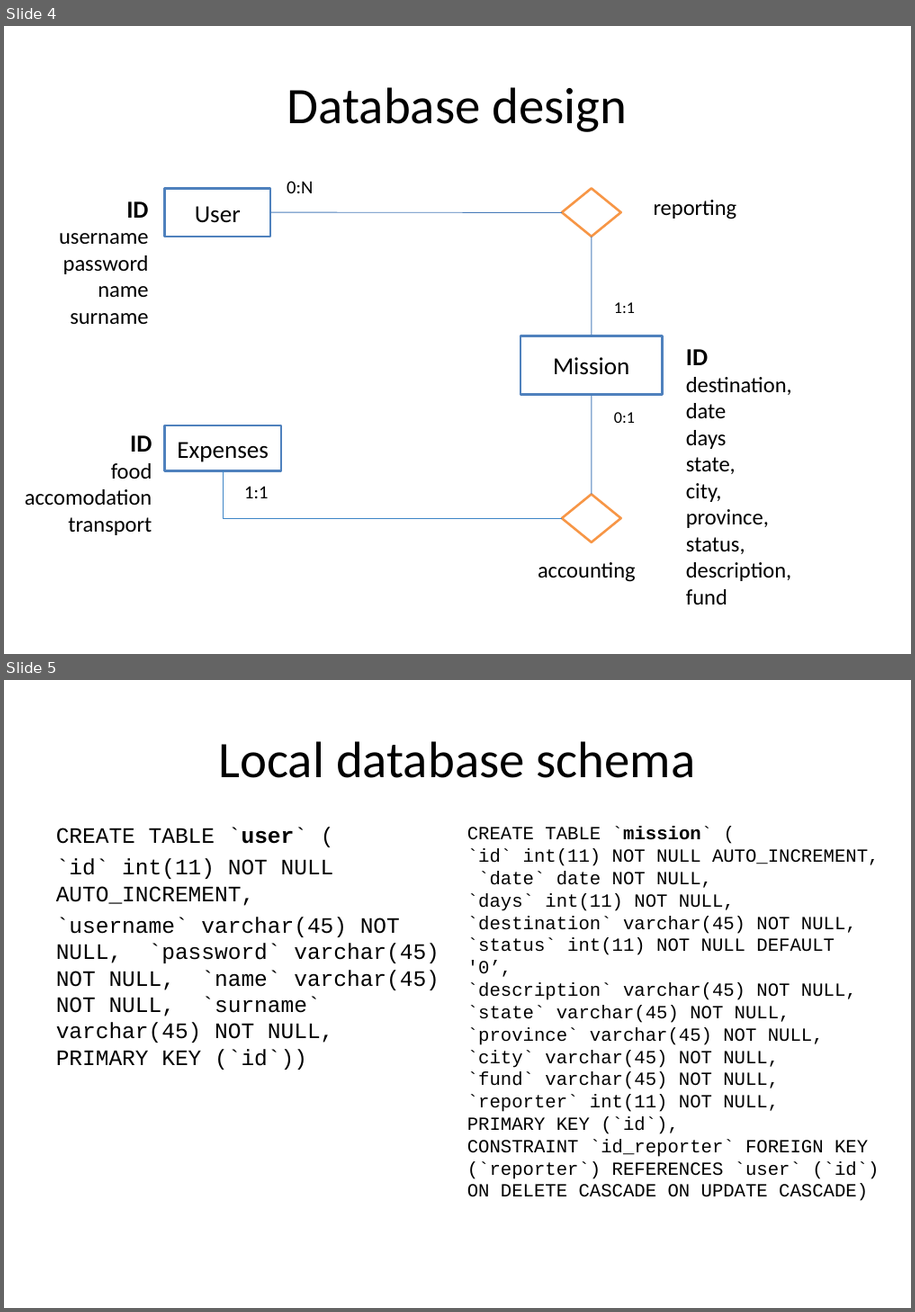
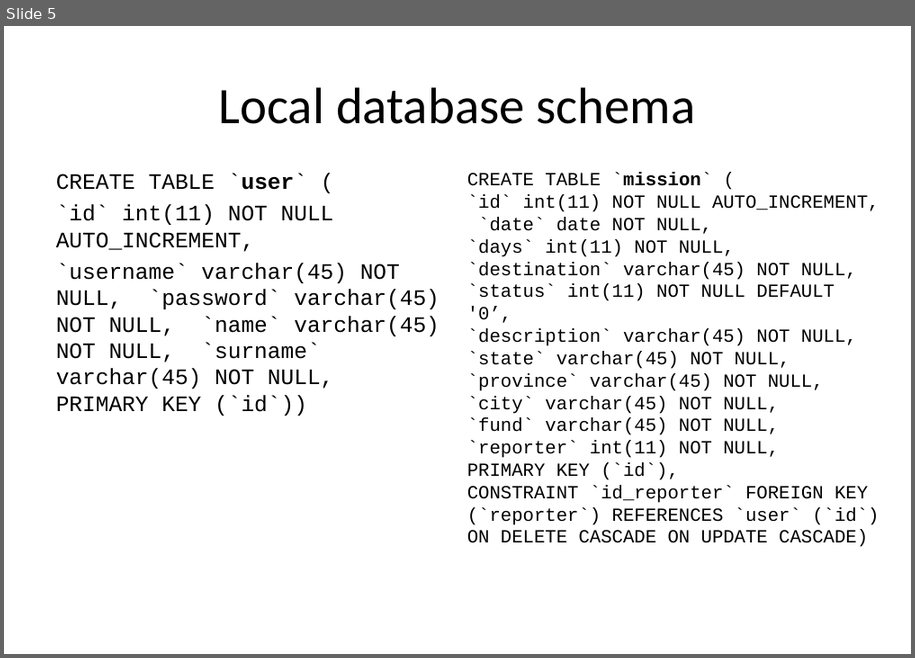
Before and after one commit to lucanotluka/Tecnologie-Informatiche-per-il-Web_-_Rich-Internet-Application, a slide deck: TIW-GruppiRIA.pptx. Shown one above the other, each under a label of ours: slides 4 and 5 before the commit, slide 5 after it. The pictures are 915x1312 and 915x658 pixels, drawn with LibreOffice and Linux fonts; fonts in the diff are those of the drawing. Boxes give left, top, right and bottom in pixels: in the first picture for what was removed or moved away, otherwise in the second. Text is boxed around its words. In the diff, an @@ line names an element or a change of style, - is before the commit and + after.

Commit message:
pptx minor changes

```diff
--- a/TIW-GruppiRIA.pptx
+++ b/TIW-GruppiRIA.pptx
@@ slide 4 removed at <box>4,26,911,654</box>, background #FFFFFF @@
@@ title removed at <box>288,87,628,132</box> @@
-Database design
@@ text removed at <box>287,181,313,193</box> @@
-0:N
@@ text removed at <box>59,202,149,324</box> @@
-ID
-username
-password
-name
-surname
@@ rectangle removed at <box>165,189,270,237</box> @@
-User
@@ line removed from (270, 213) to (562, 213) @@
@@ diamond removed at <box>562,189,621,237</box> @@
@@ text removed at <box>654,200,738,220</box> @@
-reporting
@@ line removed from (592, 237) to (592, 336) @@
@@ text removed at <box>614,302,635,313</box> @@
-1:1
@@ rectangle removed at <box>521,336,663,395</box> @@
-Mission
@@ text removed at <box>686,349,792,606</box> @@
-ID
-destination,
-date
-days
-state,
-city,
-province,
-status,
-description,
-fund
@@ line removed from (592, 494) to (592, 395) @@
@@ rectangle removed at <box>165,426,281,471</box> @@
-Expenses
@@ text removed at <box>614,412,635,423</box> @@
-0:1
@@ text removed at <box>25,436,152,535</box> @@
-ID
-food
-accomodation
-transport
@@ elbow line removed from (223, 471) to (562, 518) @@
@@ text removed at <box>244,486,268,498</box> @@
-1:1
@@ diamond removed at <box>562,494,621,542</box> @@
@@ text removed at <box>538,562,636,582</box> @@
-accounting
```
Also in this commit, not shown: 9 slides changed, 2 slides added, 1 other slide removed.
